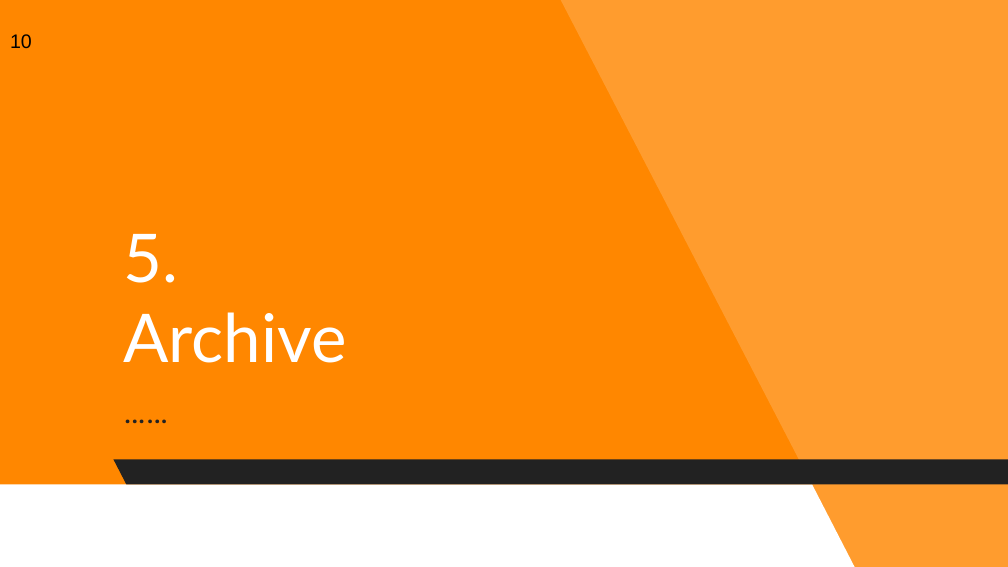
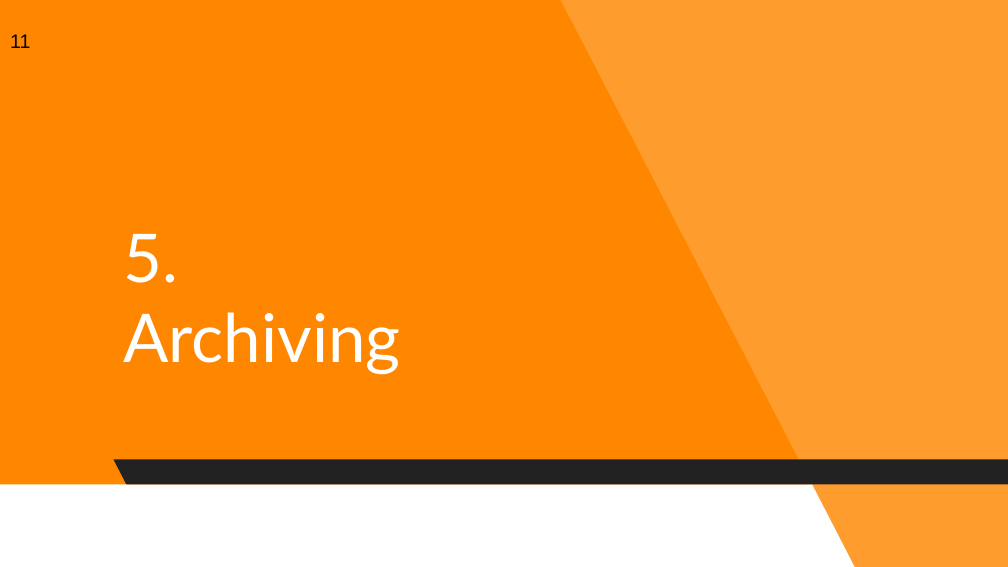
Before and after one commit to Reboocca/Blokboek5, a slide deck: slide 11 of 4_Onderhoudsprocedures/Presentation.pptx (slide 10 before the commit). Drawn at 1008x567 pixels with LibreOffice and Linux fonts; fonts in the diff are those of the drawing. Boxes give left, top, right and bottom in pixels: in the first picture for what was removed or moved away, otherwise in the second. Text is boxed around its words. In the diff, an @@ line names an element or a change of style, - is before the commit and + after.

```diff
--- a/4_Onderhoudsprocedures/Presentation.pptx
+++ b/4_Onderhoudsprocedures/Presentation.pptx
@@ page number at [10,34,30,48]: text changed @@
-10
+11
@@ title at [123,312,400,375]: text changed @@
-Archive
+Archiving
@@ subtitle removed at [113,380,688,443] @@
-……
```
Also in this commit, not shown: 6 other slides changed, 4 slides added, 26 slides removed.
